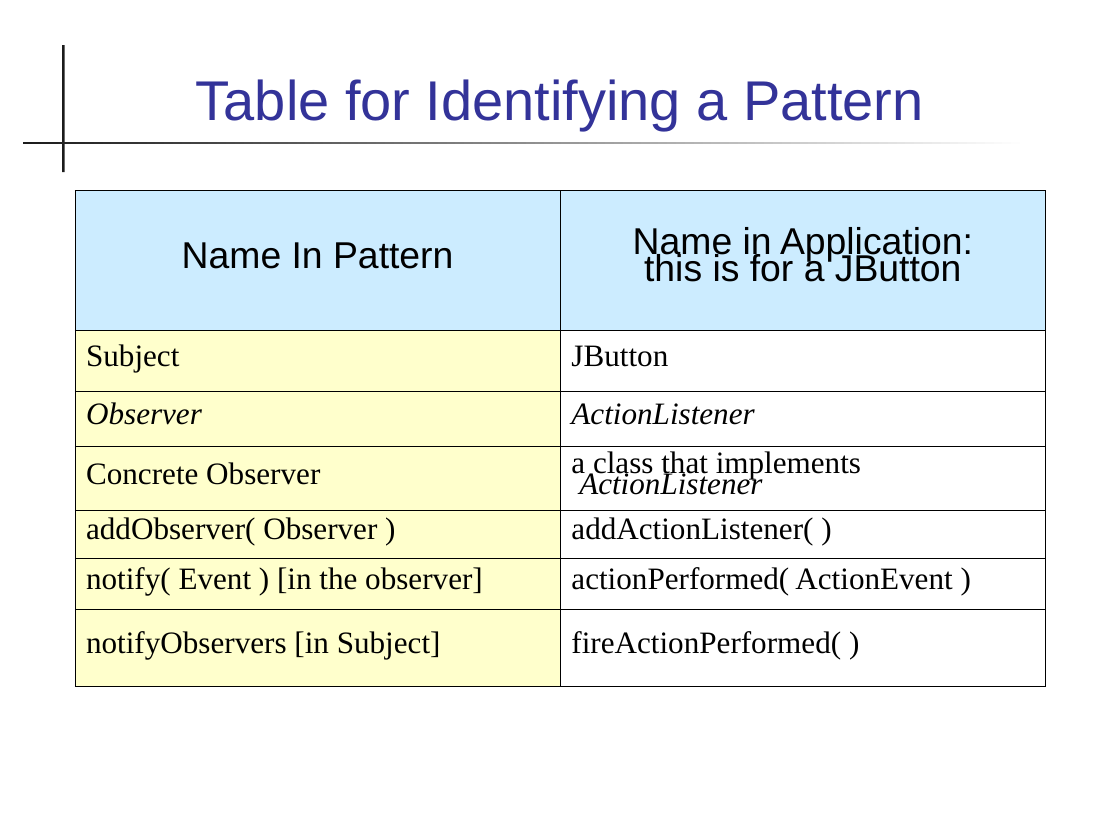
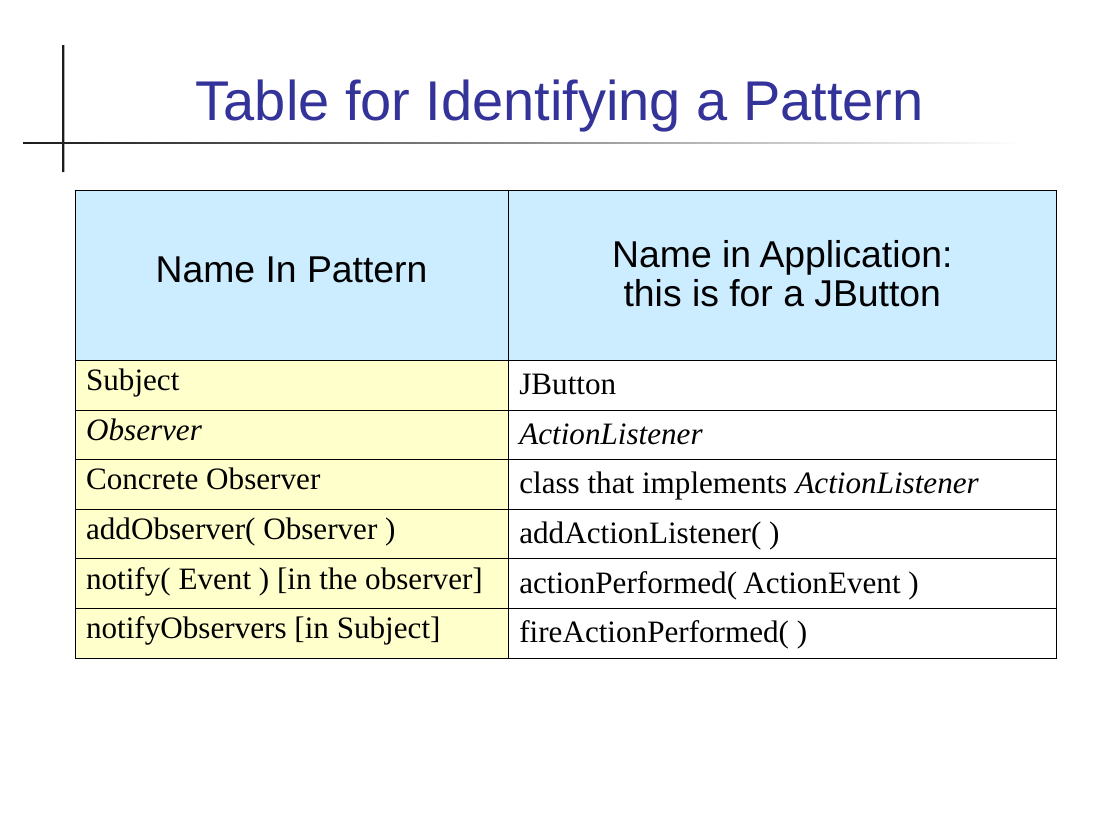
Before and after one commit to skeoop/skeoop.github.io, a slide deck: slide 4 of patterns/Observer Pattern.ppt (slide 3 before the commit). Drawn at 1120x840 pixels with LibreOffice and Linux fonts; fonts in the diff are those of the drawing. Boxes give left, top, right and bottom in pixels: in the first picture for what was removed or moved away, otherwise in the second. Text is boxed around its words. In the diff, an @@ line names an element or a change of style, - is before the commit and + after.

```diff
--- a/patterns/Observer Pattern.ppt
+++ b/patterns/Observer Pattern.ppt
@@ table at (75, 190, 1057, 669) @@
-row 4, column 2: a class that implements ActionListener
+row 4, column 2: class that implements ActionListener
@@ line spacing 0.63 to 0.59 @@
@@ line spacing 0.63 to 0.94 @@
@@ line spacing 0.59 to 0.55 @@
@@ line spacing 0.59 to 0.93 @@
@@ table: place and size @@
-table at (75, 190, 1045, 687)
+table at (75, 190, 1057, 669)
```
Also in this commit, not shown: 1 other slide changed, 1 slide added, 9 other files.
